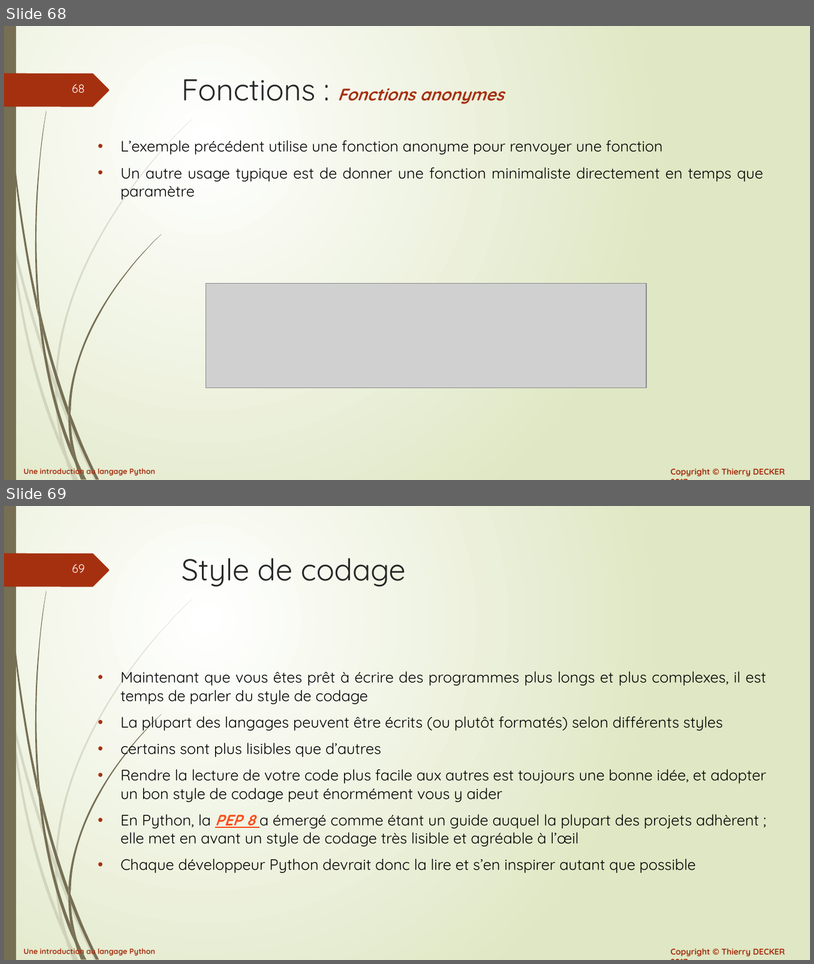
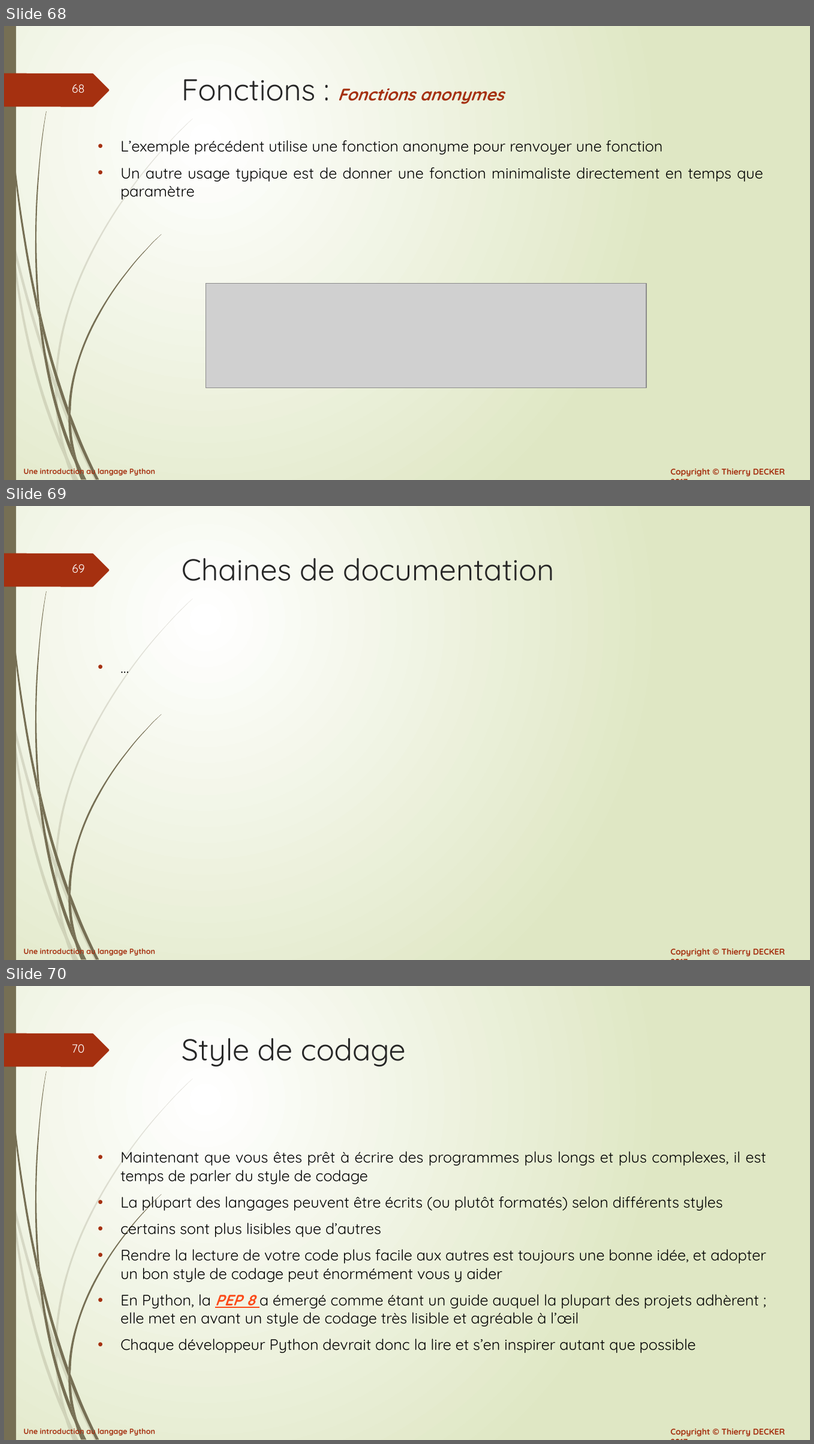
Before and after one commit to VikmanTheRacoon/learning-python, a slide deck: documentations/learning-python.pptx. Shown one above the other, each under a label of ours: slides 68 and 69 before the commit, slides 68, 69 and 70 after it. The pictures are 814x964 and 814x1444 pixels, drawn with LibreOffice and Linux fonts; fonts in the diff are those of the drawing; grey boxes stand for pictures. Boxes give left, top, right and bottom in pixels: in the first picture for what was removed or moved away, otherwise in the second. Text is boxed around its words. In the diff, an @@ line names an element or a change of style, - is before the commit and + after.

Commit message:
Updated documentation

```diff
--- a/documentations/learning-python.pptx
+++ b/documentations/learning-python.pptx
@@ slide 69 added at (x1=4, y1=506, x2=810, y2=960), background gradient #FFFFFF to #DFE8C4; not listed: 27 template elements that a slide beside it also shows @@
@@ title added at (x1=182, y1=558, x2=554, y2=581), 36 pt, text #262626 @@
+Chaines de documentation
@@ text added at (x1=92, y1=655, x2=770, y2=875), 18 pt, text #000000 @@
+• …
@@ what was slide 69 is now slide 70 @@
@@ page number at (x1=72, y1=1044, x2=85, y2=1053): text changed @@
-69
+70
```
